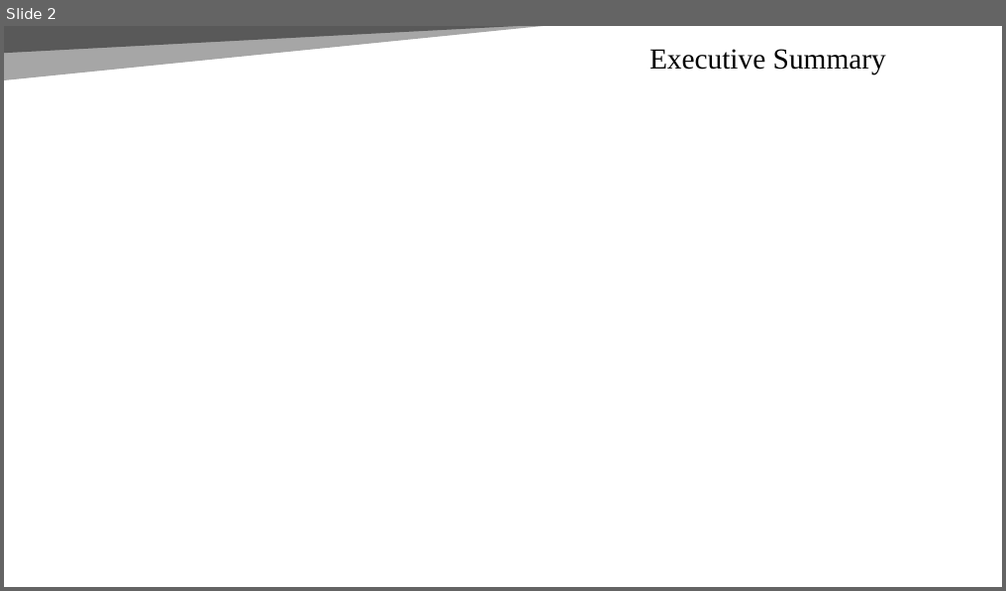
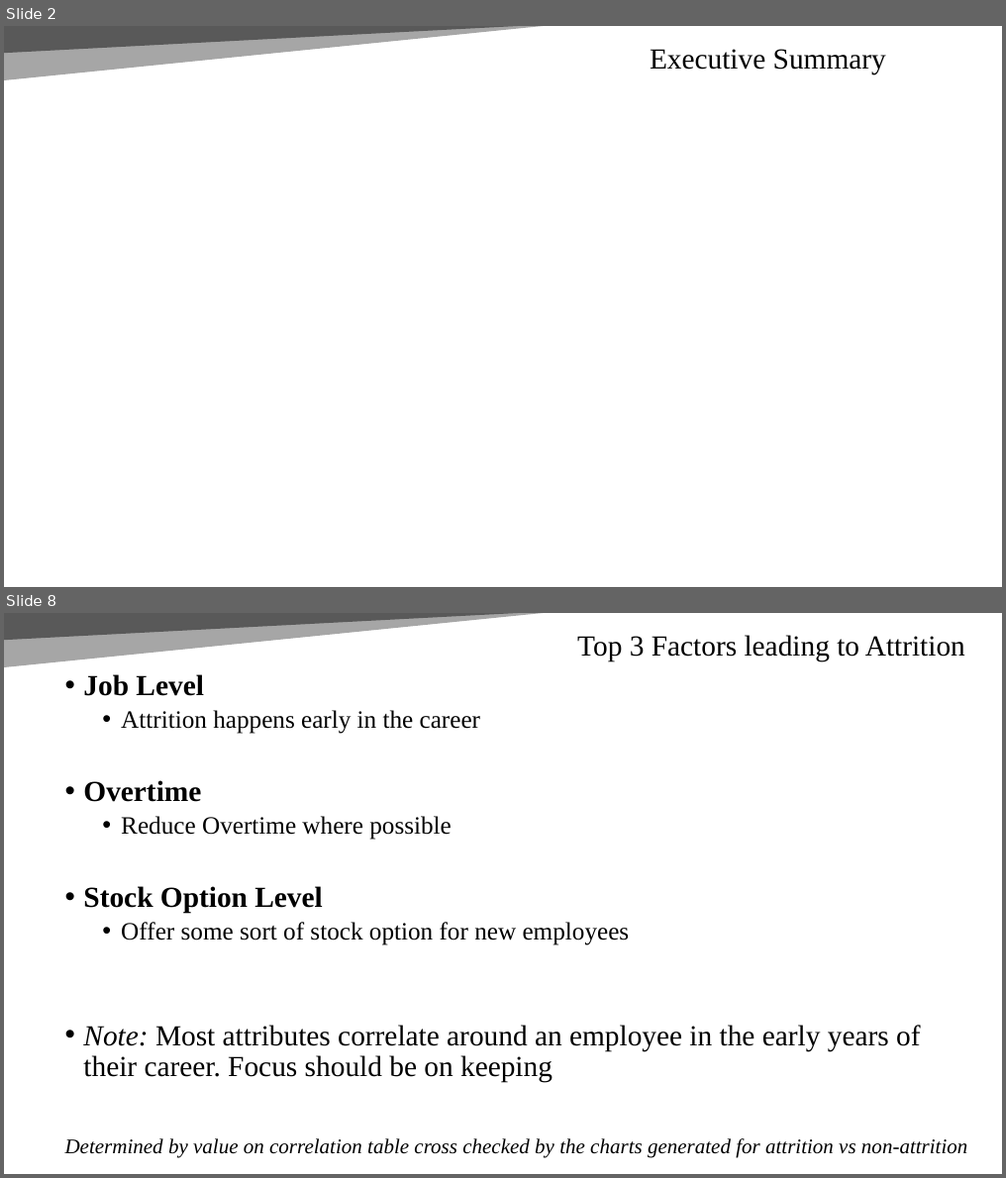
Before and after one commit to Abillelatus/CaseStudy2DDS, a slide deck: CaseStudy2DDS.pptx. Shown one above the other, each under a label of ours: slide 2 before the commit, slides 2 and 8 after it; the slides between them are not shown. The pictures are 1006x591 and 1006x1178 pixels, drawn with LibreOffice and Linux fonts; fonts in the diff are those of the drawing. Boxes give left, top, right and bottom in pixels: in the first picture for what was removed or moved away, otherwise in the second. Text is boxed around its words. In the diff, an @@ line names an element or a change of style, - is before the commit and + after.

```diff
--- a/CaseStudy2DDS.pptx
+++ b/CaseStudy2DDS.pptx
@@ slide 8 added at bbox=[4, 613, 1002, 1174], background #FFFFFF; not listed: 2 template elements that a slide beside it also shows @@
@@ title added at bbox=[577, 635, 965, 662], 28 pt, text #000000 @@
+Top 3 Factors leading to Attrition
@@ text added at bbox=[65, 674, 967, 1157], 28 pt, text #000000 @@
+• Job Level
+  • Attrition happens early in the career
+• Overtime
+  • Reduce Overtime where possible
+• Stock Option Level
+  • Offer some sort of stock option for new employees
+• Note: Most attributes correlate around an employee in the early years of their career. Focus should be on keeping
+Determined by value on correlation table cross checked by the charts generated for attrition vs non-attrition
```
Also in this commit, not shown: 9 other slides added, 4 other files.
